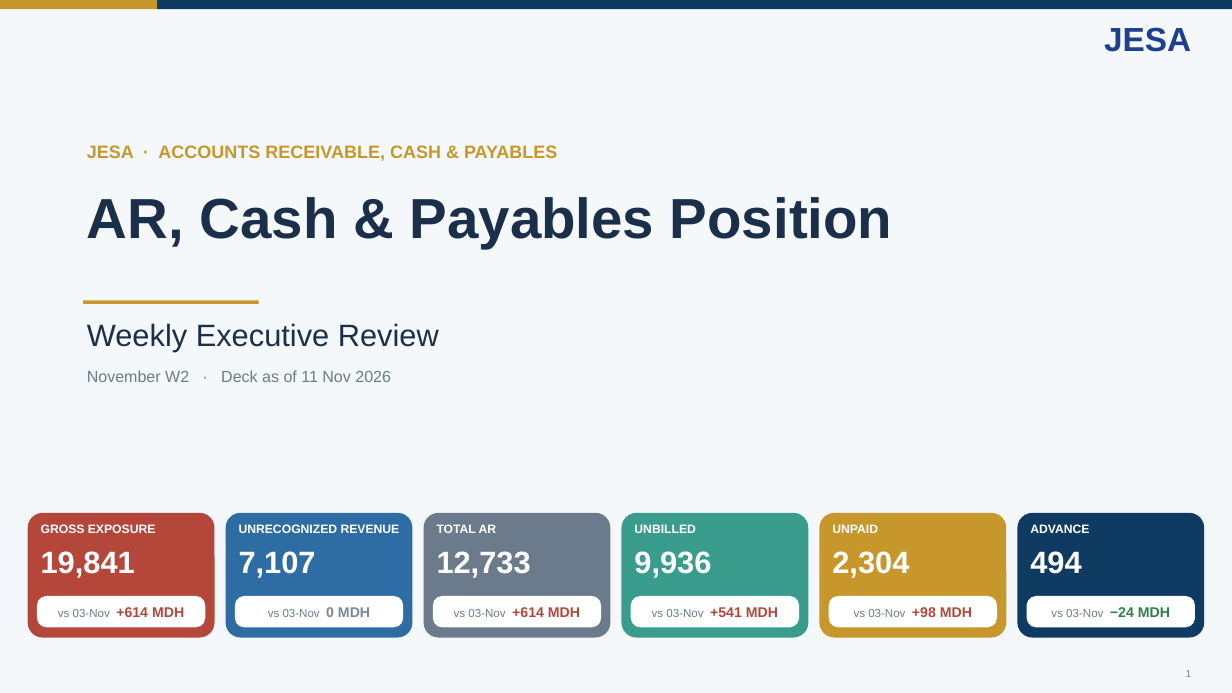
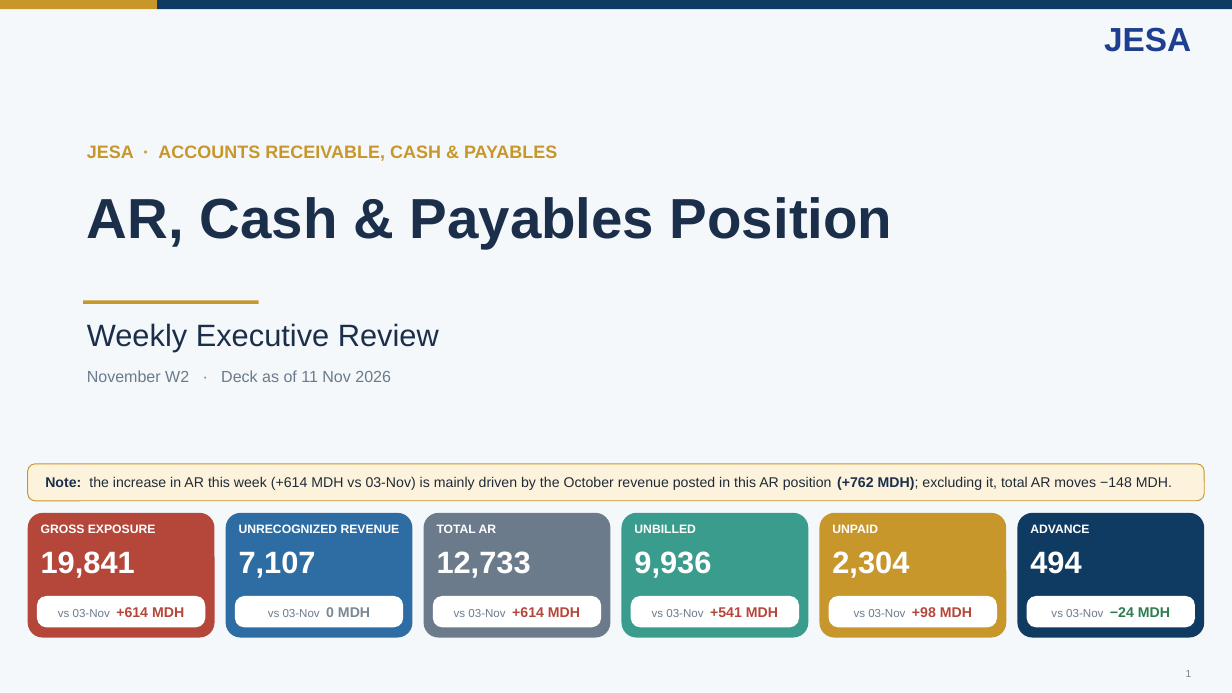
Before and after one commit to cherkaouihassan-art/Skills-Repo, a slide deck: slide 1 of weekly-ar-cash-deck/output/JESA_AR_Cash_Position_Nov_W2_2026-11-11.pptx. Drawn at 1232x693 pixels with LibreOffice and Linux fonts; fonts in the diff are those of the drawing. Boxes give left, top, right and bottom in pixels: in the first picture for what was removed or moved away, otherwise in the second. Text is boxed around its words. In the diff, an @@ line names an element or a change of style, - is before the commit and + after.

```diff
--- a/weekly-ar-cash-deck/output/JESA_AR_Cash_Position_Nov_W2_2026-11-11.pptx
+++ b/weekly-ar-cash-deck/output/JESA_AR_Cash_Position_Nov_W2_2026-11-11.pptx
@@ rounded rectangle added at box(28, 464, 1204, 501), fill #FDF3DC, outline #C8972B 0.75 pt @@
@@ text added at box(45, 476, 1172, 490), 11 pt, text #1F2A37 @@
+Note: the increase in AR this week (+614 MDH vs 03-Nov) is mainly driven by the October revenue posted in this AR position (+762 MDH); excluding it, total AR moves −148 MDH.
```
Also in this commit, not shown: 1 other file.
